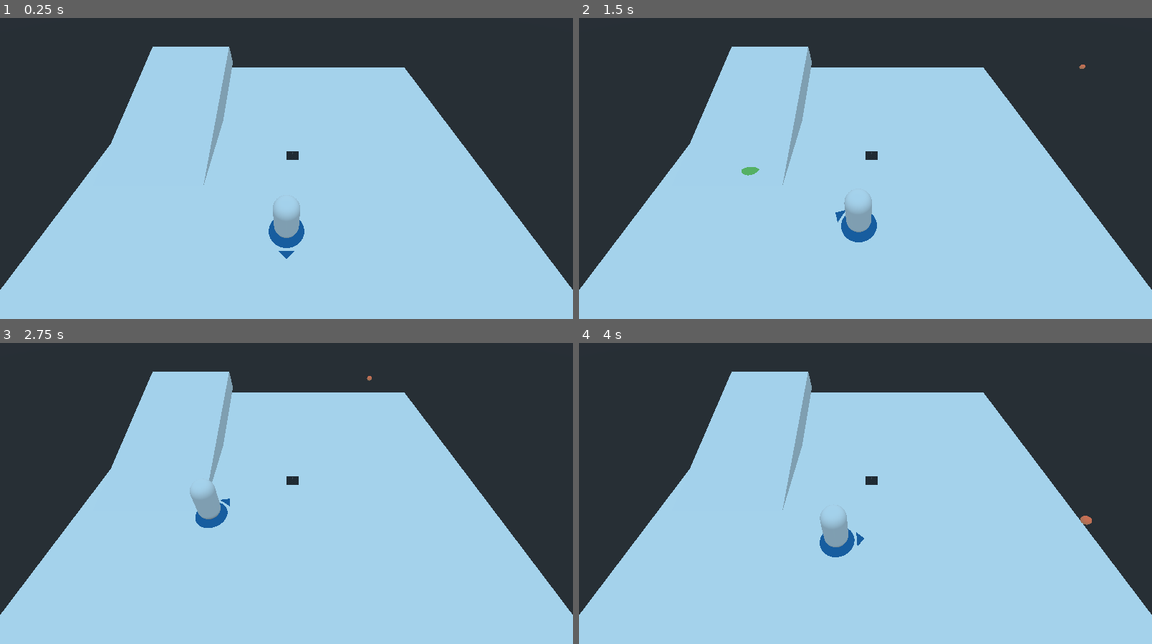
Above: before the commit, frames 1-4 (two rows, left to right).
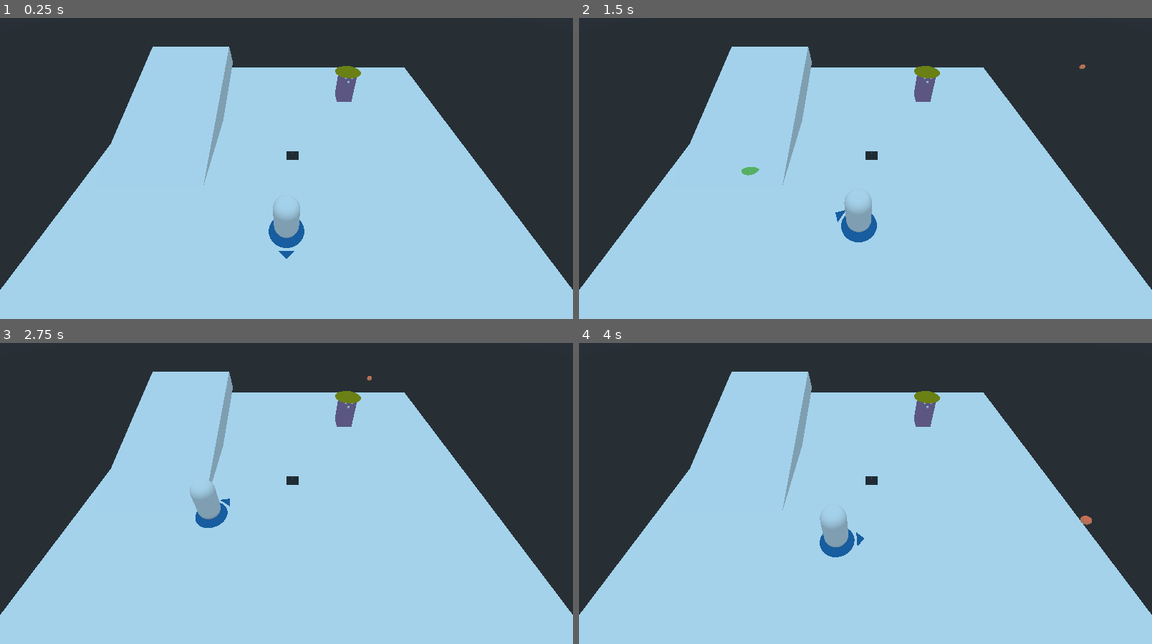
Above: after the commit, the same moments.

Repository: 2BytesGoat/godot-games
Game: Godot game, scene res://World.tscn
The game is run twice, just before and just after one commit, with the same random seed, the same clock (stepped at 60 frames per second) and the same inputs.
Inputs (mouse positions are in pixels of both pictures, inside the frame that each line leads up to):
- Up to frame 1 (0.25 s): no input
- Up to frame 2 (1.5 s): tap Enter at 0.5 s; move the mouse to (991, 135) at 0.52 s; tap Q (cast_spell_1) at 0.6 s; tap Space at 1.25 s; move the mouse to (750, 168) at 1.27 s; right-click (750, 168) at 1.35 s
- Up to frame 3 (2.75 s): move the mouse to (343, 403) at 2.02 s; tap Q (cast_spell_1) at 2.1 s
- Up to frame 4 (4 s): tap Enter at 2.75 s; move the mouse to (836, 544) at 2.77 s; right-click (836, 544) at 2.85 s; move the mouse to (1037, 526) at 3.52 s; tap Q (cast_spell_1) at 3.6 s

The runs differ from the first frame. In frame 1, 0.4% of the frame differs, in the area x 58-63%, y 15-28%; in frame 2, 0.4%; in frame 3, 0.4%; in frame 4, 0.4%.

Commit message:
Add basic train dummy

Diff:
--- /dev/null
+++ b/IHasMagic/Enemy/Dummy.tscn
@@ -0,0 +1,61 @@
+[gd_scene load_steps=8 format=2]
+
+[sub_resource type="BoxShape" id=1]
+extents = Vector3( 0.75, 1.5, 0.75 )
+
+[sub_resource type="SpatialMaterial" id=3]
+albedo_color = Color( 0.72549, 0.54902, 0.733333, 1 )
+
+[sub_resource type="CubeMesh" id=2]
+material = SubResource( 3 )
+size = Vector3( 1.5, 3, 1.5 )
+
+[sub_resource type="SpatialMaterial" id=4]
+albedo_color = Color( 0.654902, 0.615686, 0, 1 )
+
+[sub_resource type="CylinderMesh" id=5]
+material = SubResource( 4 )
+top_radius = 0.25
+bottom_radius = 1.25
+height = 0.5
+
+[sub_resource type="CubeMesh" id=6]
+size = Vector3( 0.1, 0.1, 0.2 )
+
+[sub_resource type="SphereMesh" id=7]
+radius = 0.1
+height = 0.2
+
+[node name="KinematicBody" type="KinematicBody"]
+transform = Transform( -1.62921e-07, 0, -1, 0, 1, 0, 1, 0, -1.62921e-07, 0, 0, 0 )
+collision_layer = 4
+collision_mask = 2147483651
+
+[node name="CollisionShape" type="CollisionShape" parent="."]
+transform = Transform( 1, 0, 0, 0, 1, 0, 0, 0, 1, 0, 1.5, 0 )
+shape = SubResource( 1 )
+
+[node name="MeshInstance" type="MeshInstance" parent="."]
+transform = Transform( 1, 0, 0, 0, 1, 0, 0, 0, 1, 0, 1.5, 0 )
+mesh = SubResource( 2 )
+material/0 = null
+
+[node name="Hat" type="MeshInstance" parent="MeshInstance"]
+transform = Transform( 1, 0, 0, 0, 1, 0, 0, 0, 1, 0, 1.7, 0 )
+mesh = SubResource( 5 )
+material/0 = null
+
+[node name="Mouth" type="MeshInstance" parent="MeshInstance"]
+transform = Transform( 1, 0, 0, 0, 1, 0, 0, 0, 1, 0.8, 0.8, 0 )
+mesh = SubResource( 6 )
+material/0 = null
+
+[node name="EyeL" type="MeshInstance" parent="MeshInstance"]
+transform = Transform( 1, 0, 0, 0, 1, 0, 0, 0, 1, 0.8, 1.2, -0.3 )
+mesh = SubResource( 7 )
+material/0 = null
+
+[node name="EyeR" type="MeshInstance" parent="MeshInstance"]
+transform = Transform( 1, 0, 0, 0, 1, 0, 0, 0, 1, 0.8, 1.2, 0.3 )
+mesh = SubResource( 7 )
+material/0 = null
--- a/IHasMagic/Player/Player.tscn
+++ b/IHasMagic/Player/Player.tscn
@@ -27,6 +27,7 @@
 "player_unit",
 ]]
 collision_layer = 2
+collision_mask = 5
 script = ExtResource( 1 )
 
 [node name="GFX" type="Spatial" parent="."]
--- a/IHasMagic/Player/PlayerCamera.gd
+++ b/IHasMagic/Player/PlayerCamera.gd
@@ -3,7 +3,8 @@
 const ray_length = 1000
 const world_colision_mask = 1
 const player_colision_mask = 10
-const all_colision_mask = 11
+const enemy_colision_mask = 100
+const all_colision_mask = 111
 const spawn_point = Vector3(0, 0.1, 7)
 
 onready var camera = $Camera
--- a/IHasMagic/World.tscn
+++ b/IHasMagic/World.tscn
@@ -1,6 +1,7 @@
-[gd_scene load_steps=6 format=2]
+[gd_scene load_steps=7 format=2]
 
 [ext_resource path="res://Assets/Textures/Plane.png" type="Texture" id=1]
+[ext_resource path="res://Enemy/Dummy.tscn" type="PackedScene" id=2]
 [ext_resource path="res://Player/PlayerCamera.tscn" type="PackedScene" id=3]
 
 [sub_resource type="NavigationMesh" id=1]
@@ -38,4 +39,7 @@
 width = 8.0
 height = 16.0
 
+[node name="KinematicBody" parent="." instance=ExtResource( 2 )]
+transform = Transform( -4.37114e-08, 0, -1, 0, 1, 0, 1, 0, -4.37114e-08, 6, 0, -8 )
+
 [editable path="PlayerController"]
--- a/IHasMagic/project.godot
+++ b/IHasMagic/project.godot
@@ -32,6 +32,12 @@
  ]
 }
 
+[layer_names]
+
+3d_physics/layer_1="World"
+3d_physics/layer_2="Player"
+3d_physics/layer_3="Enemy"
+
 [rendering]
 
 environment/default_environment="res://default_env.tres"
